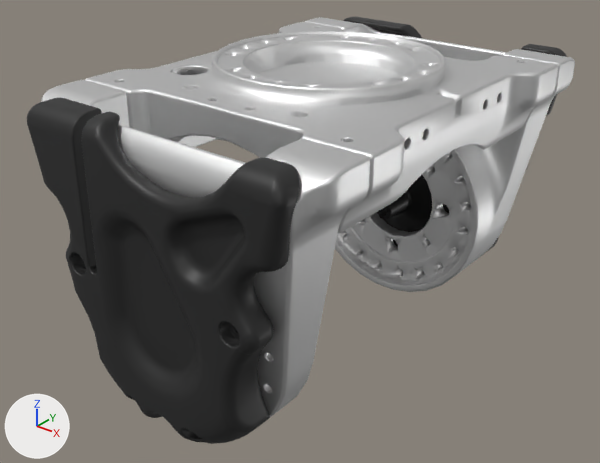
A saved change to the COLLADA model adam_u/meshes_dae/waistPitch.dae.
Both versions are drawn from a camera (50 mm lens) standing at (0.133, -0.1786, 0.1092) and looking at (-0.0035, -0.0079, 0.0034). The axes (+X, +Y, +Z) are drawn at lower left. The lights are the same throughout.

The first picture shows 'waistPitch'.
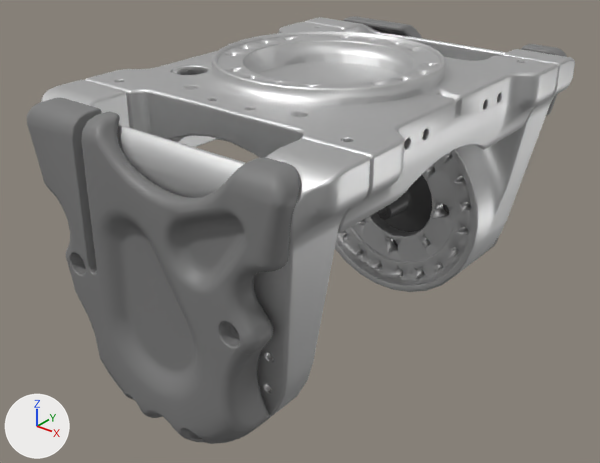
Location of each change, (x1, y1, x2, y2) in pixels of the pictures (600 x 463 px):
'waistPitch', recoloured: (27, 17, 575, 444) in both

What changed in the scene script:
```text
Change mat_黑色:
    mat_黑色.base_color: (0.0172, 0.0172, 0.0172) -> (0.2, 0.2, 0.2)  # black #232323 -> grey #7c7c7c
```
